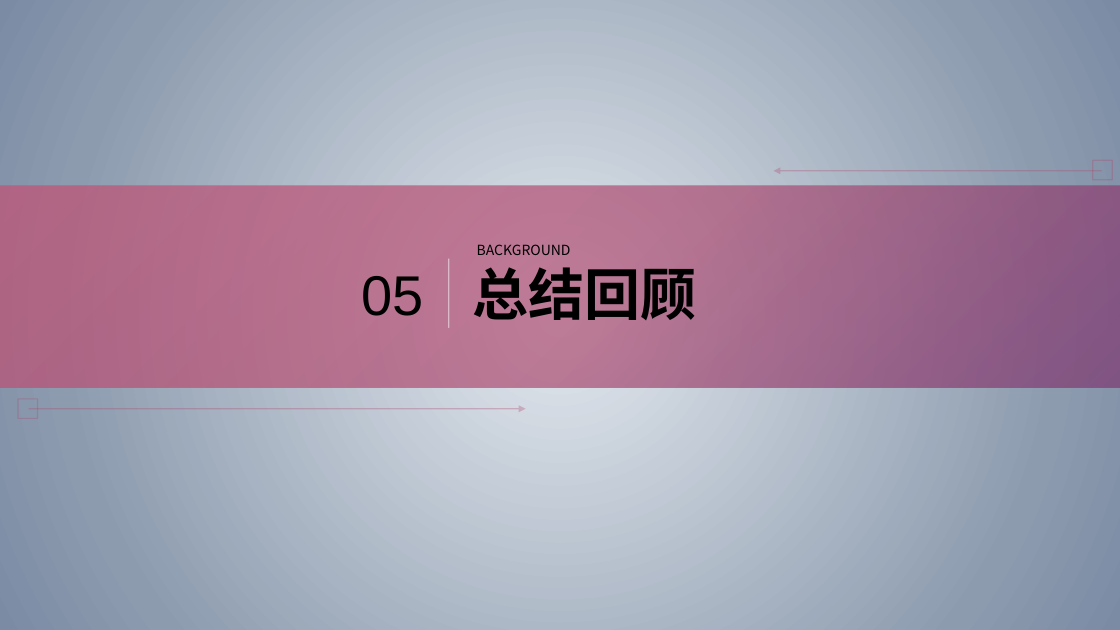
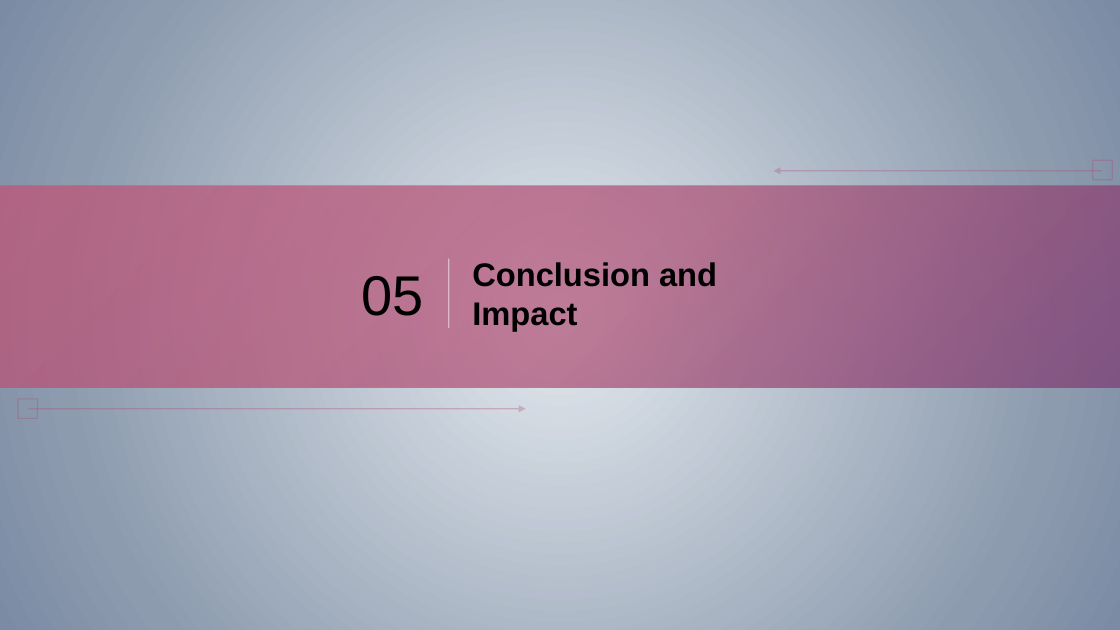
Before and after one commit to zhuangzhuang131419/McGill, a slide deck: slide 15 of COMP396/Presentation.pptx (slide 16 before the commit). Drawn at 1120x630 pixels with LibreOffice and Linux fonts; fonts in the diff are those of the drawing. Boxes give left, top, right and bottom in pixels: in the first picture for what was removed or moved away, otherwise in the second. Text is boxed around its words. In the diff, an @@ line names an element or a change of style, - is before the commit and + after.

```diff
--- a/COMP396/Presentation.pptx
+++ b/COMP396/Presentation.pptx
@@ text at [472,262,717,331]: text changed; size 48 to 28 pt @@
-总结回顾
+Conclusion and Impact
@@ text removed at [477,244,571,255] @@
-BACKGROUND
```
Also in this commit, not shown: 2 other slides changed, 8 slides added, 4 slides removed.
